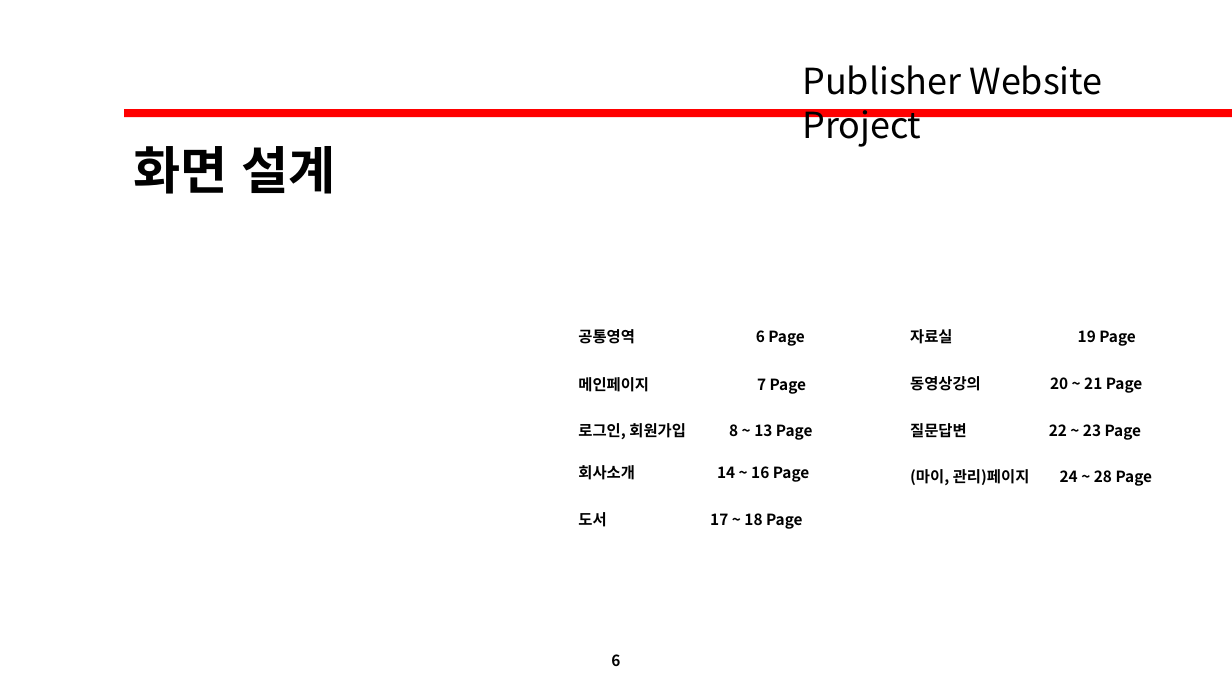
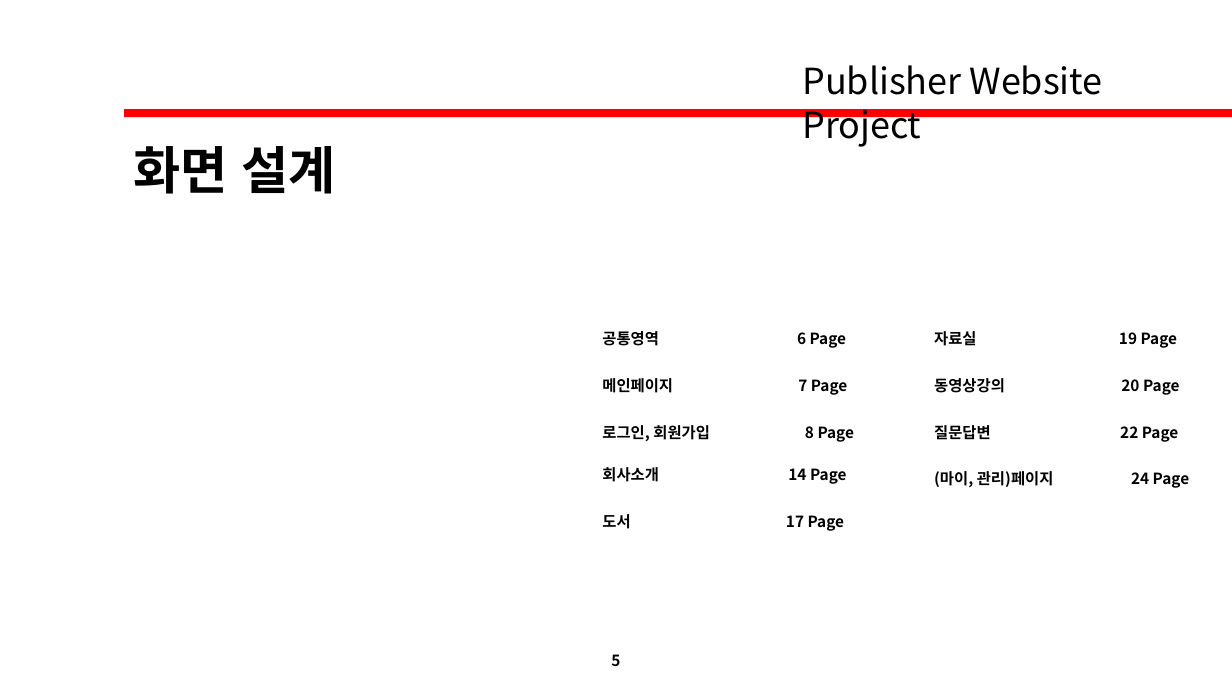
Before and after one commit to David-Ha-1217/Publisher_Portfolio, a slide deck: slide 5 of Documents/화면설계서.pptx (slide 6 before the commit). Drawn at 1232x693 pixels with LibreOffice and Linux fonts; fonts in the diff are those of the drawing. Boxes give left, top, right and bottom in pixels: in the first picture for what was removed or moved away, otherwise in the second. Text is boxed around its words. In the diff, an @@ line names an element or a change of style, - is before the commit and + after.

```diff
--- a/Documents/화면설계서.pptx
+++ b/Documents/화면설계서.pptx
@@ text "공통영역 6 Page" rewrapped from (x1=578, y1=329, x2=805, y2=346) to (x1=602, y1=331, x2=847, y2=348) @@
@@ text "자료실 19 Page" rewrapped from (x1=910, y1=329, x2=1136, y2=346) to (x1=934, y1=331, x2=1178, y2=348) @@
@@ text "메인페이지 7 Page" rewrapped from (x1=578, y1=377, x2=807, y2=394) to (x1=602, y1=378, x2=848, y2=395) @@
@@ text at (x1=934, y1=378, x2=1180, y2=395): text changed @@
-동영상강의 20 ~ 21 Page
+동영상강의 20 Page
@@ text at (x1=602, y1=425, x2=855, y2=442): text changed @@
-로그인, 회원가입 8 ~ 13 Page
+로그인, 회원가입 8 Page
@@ text at (x1=934, y1=425, x2=1179, y2=442): text changed @@
-질문답변 22 ~ 23 Page
+질문답변 22 Page
@@ text at (x1=602, y1=467, x2=847, y2=484): text changed @@
-회사소개 14 ~ 16 Page
+회사소개 14 Page
@@ text at (x1=934, y1=471, x2=1190, y2=488): text changed @@
-(마이, 관리)페이지 24 ~ 28 Page
+(마이, 관리)페이지 24 Page
@@ text at (x1=602, y1=514, x2=845, y2=531): text changed @@
-도서 17 ~ 18 Page
+도서 17 Page
@@ page number at (x1=611, y1=654, x2=620, y2=666): text changed @@
-6
+5
```
Also in this commit, not shown: 2 other slides changed, 1 slide removed, 17 other files.
